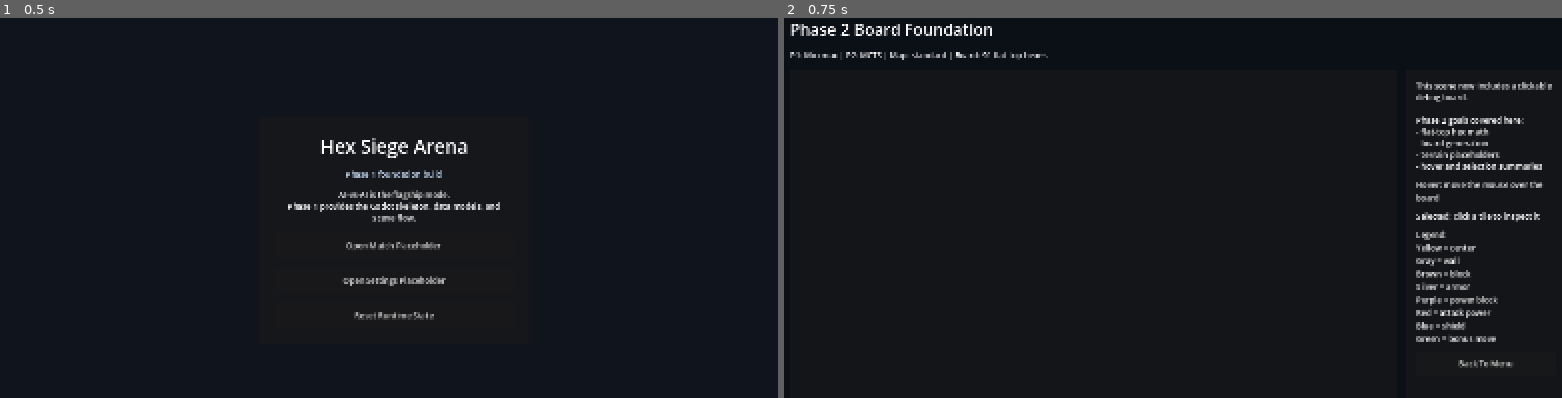
Above: before the commit, frames 1-2 (left to right).
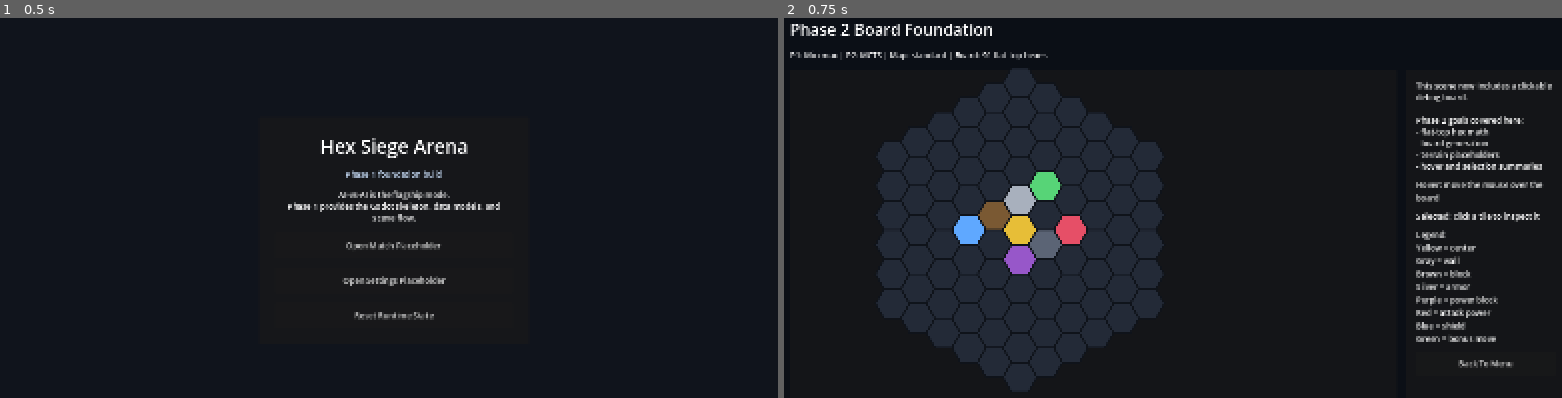
Above: after the commit, the same moments.

Repository: Arvi-Saleque/Hex-Siege-Arena
Game: Godot game, scene res://scenes/boot/boot.tscn
Same seed, same stepped clock (60 frames per second), same inputs: the game is played once before the commit and once after it.
Inputs:
- Up to frame 1 (0.5 s): no input
- Up to frame 2 (0.75 s): click "Open Match Placeholder" at 0.5 s

Frame 1 is identical in both runs. In frame 2, 20% of the frame differs, in the area x 11-49%, y 13-98%.
Error before the commit: Parse Error: Cannot infer the type of "vector" variable because the value doesn't have a set type. (res://scripts/core/hex_coord.gd:32)

Commit message:
fix: make hex coordinate typing explicit for godot 4.6

Diff:
--- a/scripts/core/hex_coord.gd
+++ b/scripts/core/hex_coord.gd
@@ -2,7 +2,7 @@
 extends RefCounted
 
 const SQRT_3 := 1.7320508075688772
-const DIRECTIONS := [
+const DIRECTIONS: Array[Vector2i] = [
 	Vector2i(1, 0),
 	Vector2i(1, -1),
 	Vector2i(0, -1),
@@ -29,12 +29,12 @@
 
 
 func neighbor(direction: int) -> HexCoord:
-	var vector := DIRECTIONS[wrapi(direction, 0, DIRECTIONS.size())]
+	var vector: Vector2i = DIRECTIONS[wrapi(direction, 0, DIRECTIONS.size())]
 	return HexCoord.new(q + vector.x, r + vector.y)
 
 
 func neighbors() -> Array:
-	var results := []
+	var results: Array[HexCoord] = []
 	for direction in range(DIRECTIONS.size()):
 		results.append(neighbor(direction))
 	return results
@@ -43,9 +43,9 @@
 func distance_to(other: HexCoord) -> int:
 	var s := -q - r
 	var other_s := -other.q - other.r
-	var dq := abs(q - other.q)
-	var dr := abs(r - other.r)
-	var ds := abs(s - other_s)
+	var dq: int = abs(q - other.q)
+	var dr: int = abs(r - other.r)
+	var ds: int = abs(s - other_s)
 	return maxi(maxi(dq, dr), ds)
 
 
@@ -68,7 +68,7 @@
 
 
 func raycast(direction: int, max_range: int) -> Array:
-	var results := []
+	var results: Array[HexCoord] = []
 	var current := clone()
 	for _step in range(max_range):
 		current = current.neighbor(direction)
@@ -84,13 +84,13 @@
 
 static func round_axial(qf: float, rf: float) -> HexCoord:
 	var sf := -qf - rf
-	var rq := roundi(qf)
-	var rr := roundi(rf)
-	var rs := roundi(sf)
+	var rq: int = roundi(qf)
+	var rr: int = roundi(rf)
+	var rs: int = roundi(sf)
 
-	var q_diff := abs(rq - qf)
-	var r_diff := abs(rr - rf)
-	var s_diff := abs(rs - sf)
+	var q_diff: float = abs(rq - qf)
+	var r_diff: float = abs(rr - rf)
+	var s_diff: float = abs(rs - sf)
 
 	if q_diff > r_diff and q_diff > s_diff:
 		rq = -rr - rs
@@ -101,7 +101,7 @@
 
 
 static func all_within_rings(rings: int) -> Array:
-	var results := []
+	var results: Array[HexCoord] = []
 	for axial_q in range(-rings, rings + 1):
 		var min_r := maxi(-rings, -axial_q - rings)
 		var max_r := mini(rings, -axial_q + rings)
